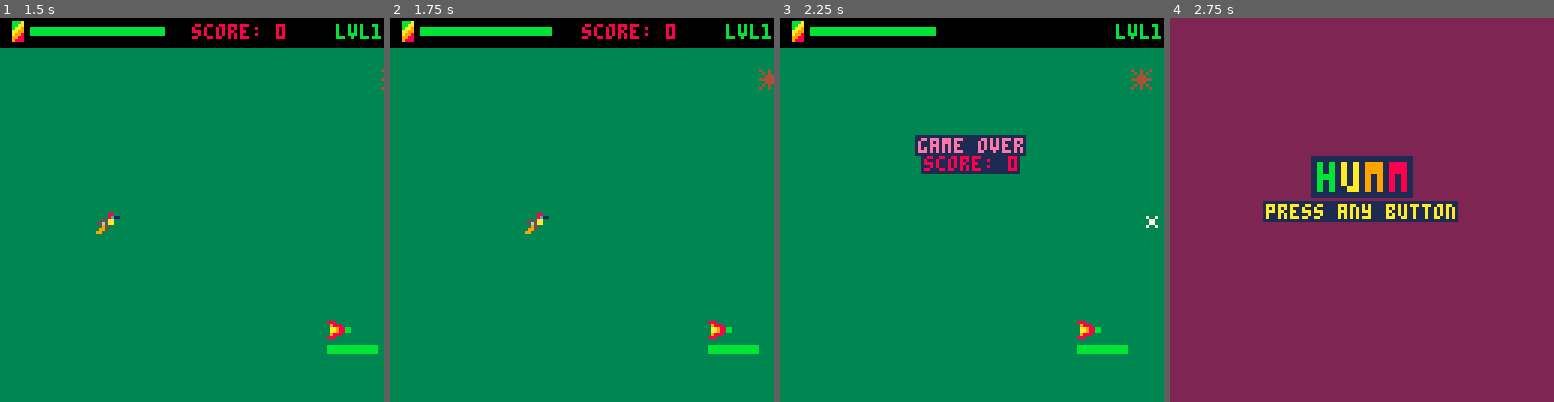
Above: before the commit, frames 1-4 (left to right).
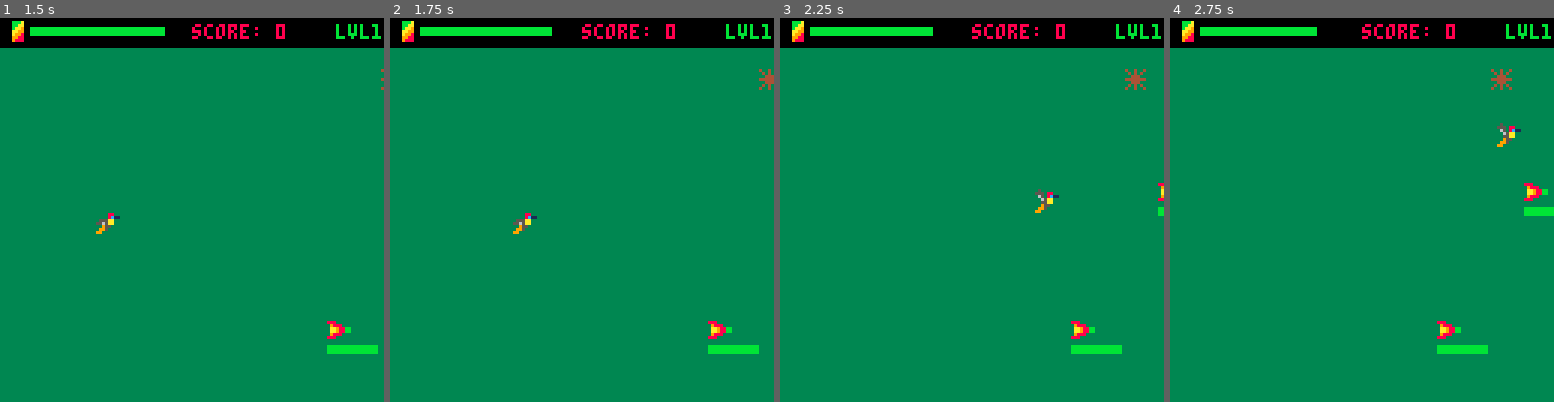
Above: after the commit, the same moments.

Repository: Cuttleshock/PICO-8-projects
Game: PICO-8 cartridge humm.p8
The game is run twice, just before and just after one commit, with the same random seed, the same clock (stepped at 60 frames per second) and the same inputs.
Inputs:
- Up to frame 1 (1.5 s): tap X (X key) at 0.33, 1.07 s; tap O (Z key) at 0.7 s
- Up to frame 2 (1.75 s): hold Right from 1.6 s (still down); tap O (Z key) at 1.7 s
- Up to frame 3 (2.25 s): tap X (X key) at 1.85 s; release Right at 2.1 s; tap O (Z key) at 2.1 s; hold Up from 2.15 s (still down)
- Up to frame 4 (2.75 s): release Up at 2.42 s; hold Right from 2.47 s (still down); tap O (Z key) at 2.5 s

Frame 1 is identical in both runs. In frame 2, 0.3% of the frame differs, in the area x 32-42%, y 50-57%; in frame 3, 3.9%; in frame 4, 100%, in the area x 0-100%, y 0-100%.

Commit message:
Increase fun: make hummingbird much easier to control with higher ('lower') friction

Diff:
--- a/humm.p8
+++ b/humm.p8
@@ -388,8 +388,8 @@
 	x=32,
 	y=64,
 	state='fly',--splode,drink...
-	friction=0.5,
-	impulse=1,
+	friction=0.6,
+	impulse=2.4,
 	juice=0,
 	sprites={
 	 	fly={1,1,2,2},
@@ -611,8 +611,6 @@
 		if btnp(🅾️) or btnp(❎) then
 			signal('start',{
 			 humm={
-			  friction=0.8,
-			  impulse=2,
 			  juice=300,
 			 },
 			})
